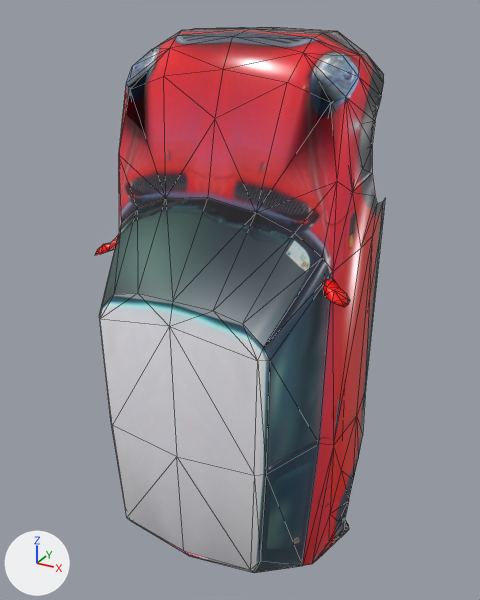
An edit to the OBJ model data/vehicles/Cooper/Cooper.obj, drawn before and after from the same camera.
The view is the same before and after, from a camera (50 mm lens) standing at (1.93, -3.78, 1.94) and looking at (0.04, -0.33, 0.22). The axes (+X, +Y, +Z) are drawn at lower left. The lights are the same throughout. The older version comes first. Mesh edges are drawn as thin lines. Where no turn or scale is listed for an object, it has been applied to the vertices.

The first picture shows 'Cooper.002'.
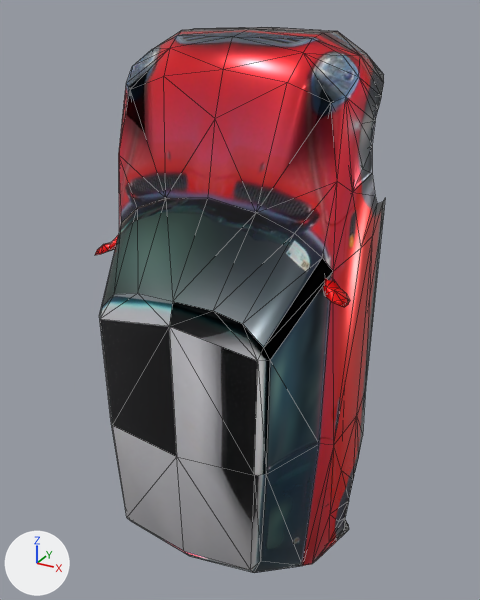
The change, as a list of edits to the scene's bpy script:
```text
Add img_52body_png:
    img_52body_png = load_image('52body.png', '52body.png', 1365, 2049, 'sRGB')
Change mat_52body_jpg_001:
    where n0 = _N.new('ShaderNodeBsdfPrincipled'); n0.name = 'Principled BSDF'
    add n0.inputs[1].default_value = 0.5  # 'Metallic'
    where n2 = _N.new('ShaderNodeTexImage'); n2.name = 'Image Texture'
    n2.image: img_52body_jpg -> img_52body_png
Change me_cooper_002:
    where me_cooper_002.from_pydata(...)  # 387 vertices, 698 faces; spans x -0.87..0.86, y -1.07..0.17, z -1.8..1.84
    used by ob_cooper_002; location = (0.0, 0.0, 0.0)
    me_cooper_002 part 1
    11 faces are deleted
    11 new faces join them
```

Changed parts and their boxes [x1, y1, x2, y2] in the pictures (480 x 600 px; the box of a moved part takes in the faces that stretch with it):
'Cooper.002', surface changed (darker)
    both: [95, 28, 380, 572]
part 1 of me_cooper_002, moved or reshaped
    both: [100, 258, 333, 475]
